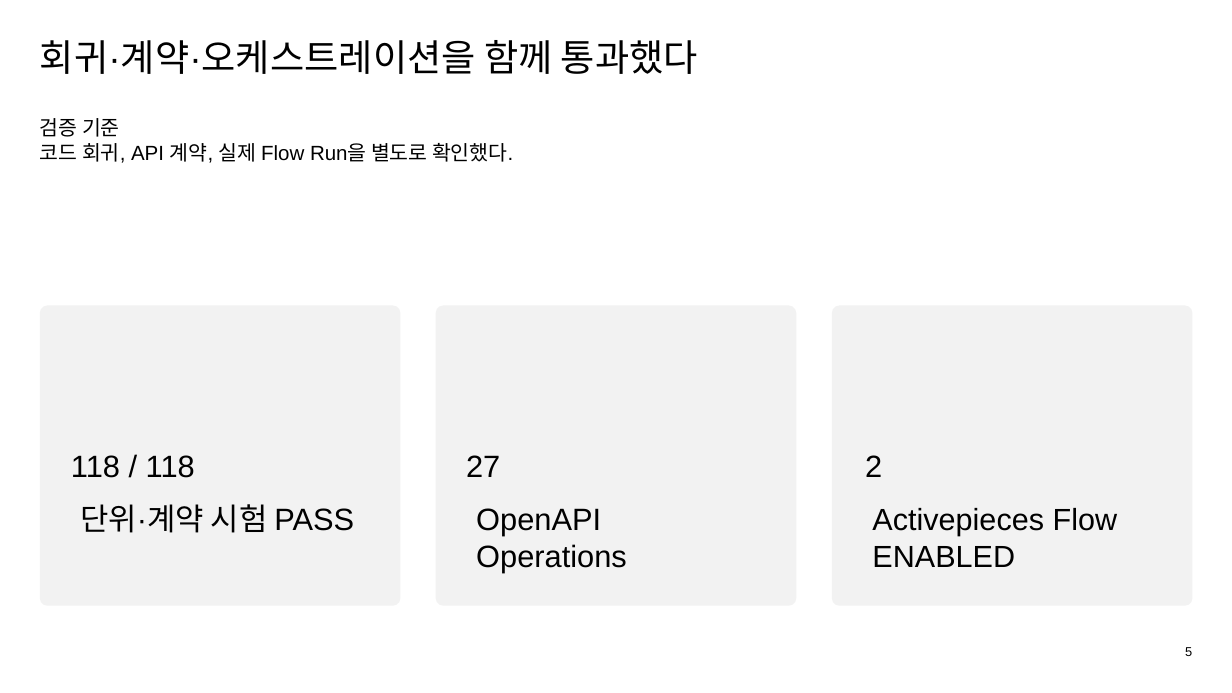
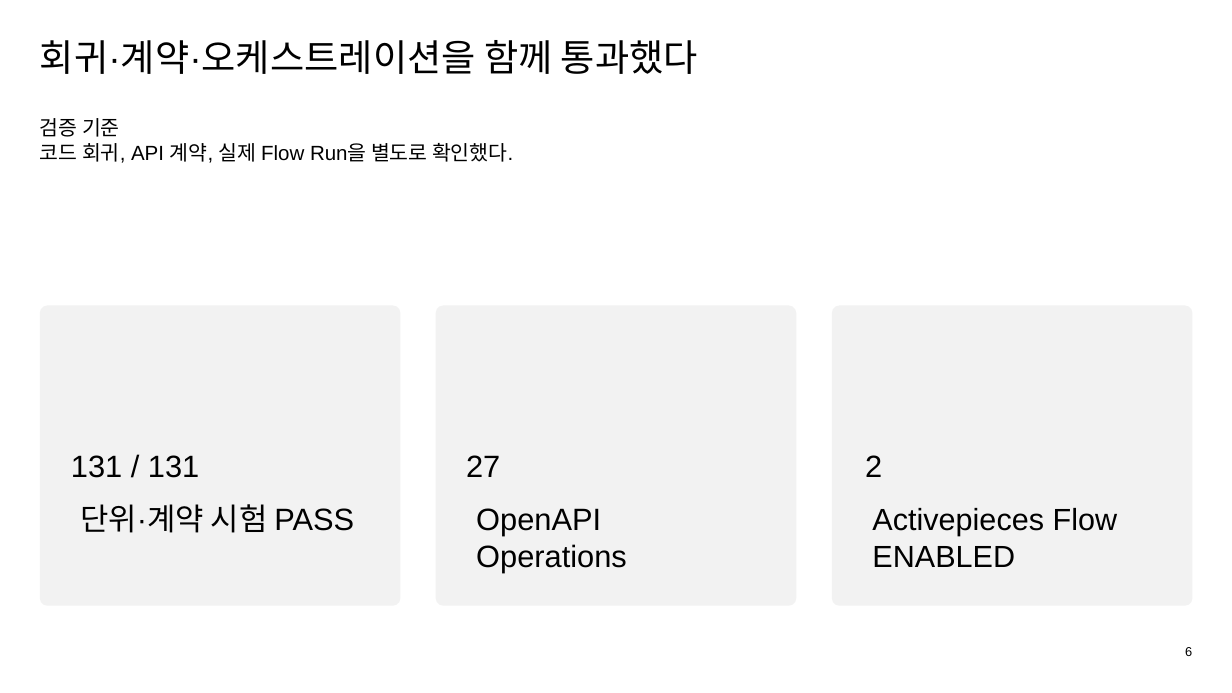
Before and after one commit to ablecloud-team/ablestack-techflow, a slide deck: slide 6 of output/presentation/techflow-assist-multimodal.pptx (slide 5 before the commit). Drawn at 1232x693 pixels with LibreOffice and Linux fonts; fonts in the diff are those of the drawing. Boxes give left, top, right and bottom in pixels: in the first picture for what was removed or moved away, otherwise in the second. Text is boxed around its words. In the diff, an @@ line names an element or a change of style, - is before the commit and + after.

```diff
--- a/output/presentation/techflow-assist-multimodal.pptx
+++ b/output/presentation/techflow-assist-multimodal.pptx
@@ text at (x1=71, y1=455, x2=199, y2=478): text changed @@
-118 / 118
+131 / 131
@@ text at (x1=1185, y1=647, x2=1192, y2=656): text changed @@
-5
+6
```
Also in this commit, not shown: 6 other slides changed, 1 slide added, 26 other files.
